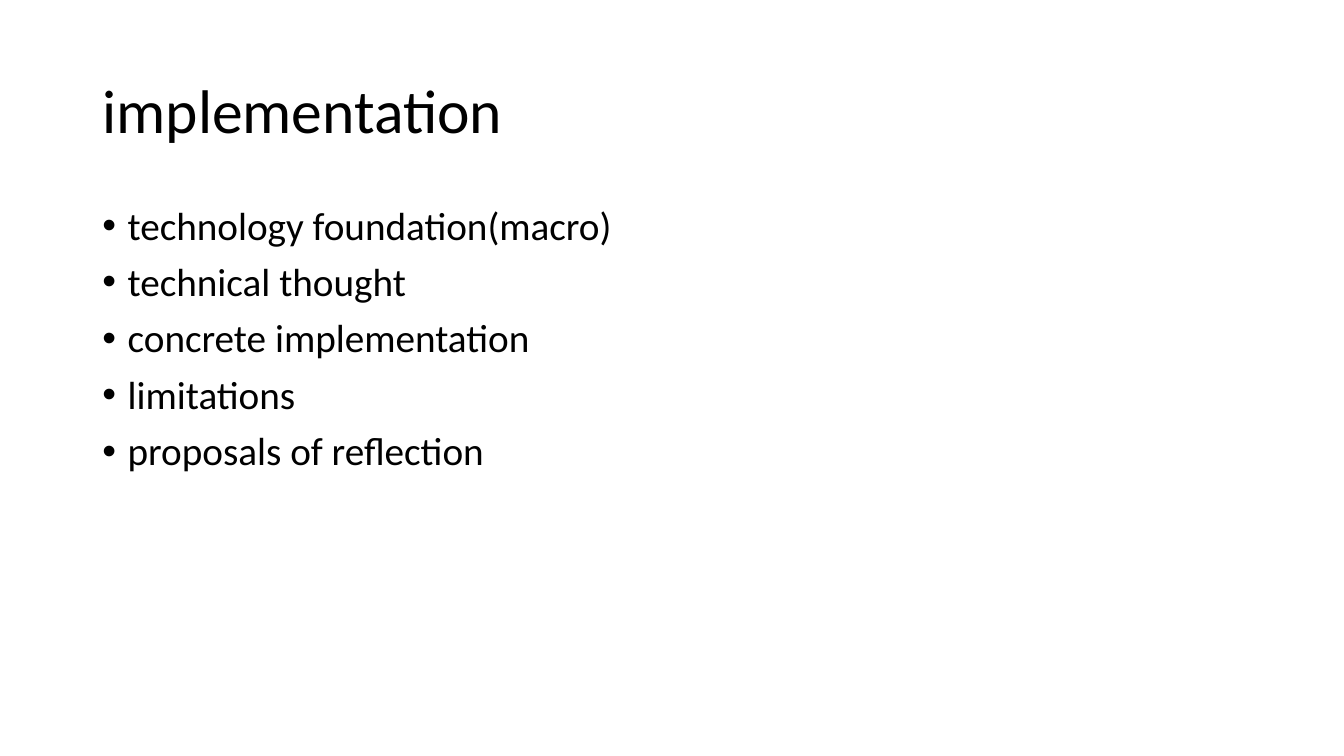
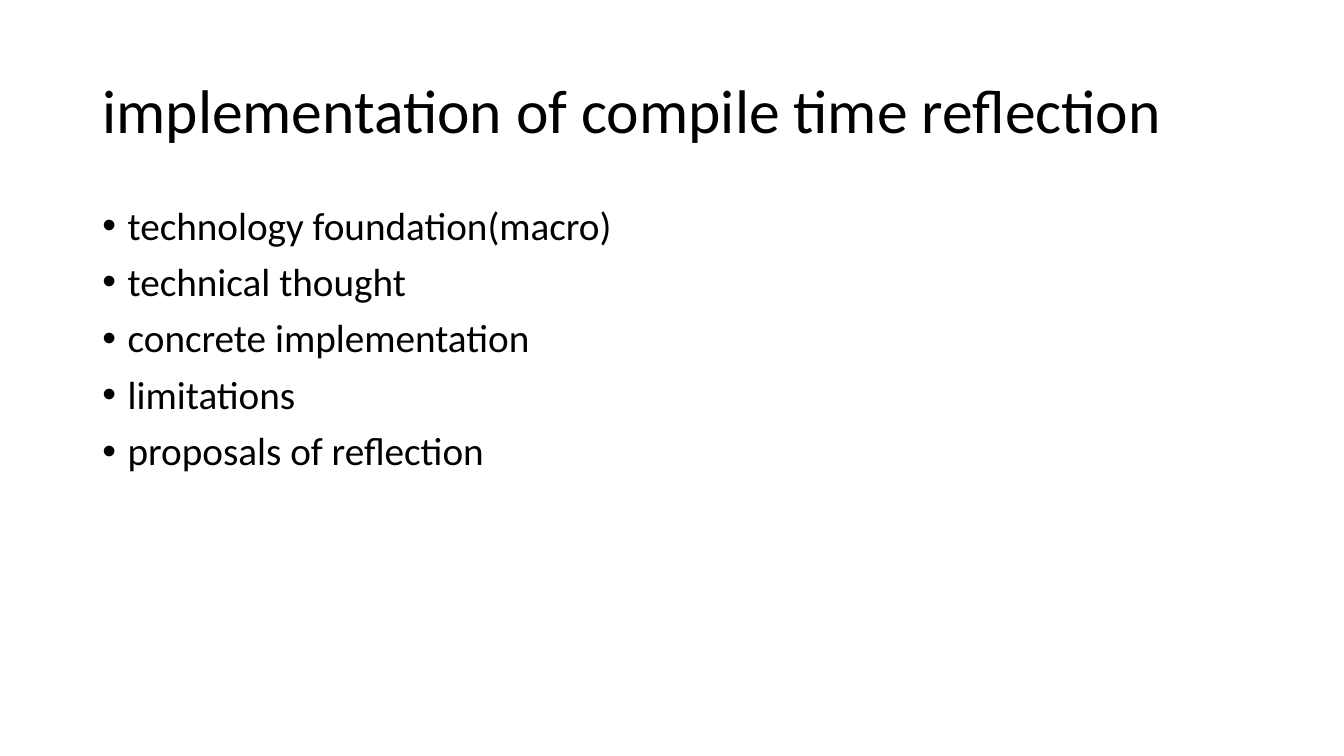
Before and after one commit to qicosmos/cppcon2017, a slide deck: slide 13 of cppcon2017.pptx (slide 12 before the commit). Drawn at 1344x756 pixels with LibreOffice and Linux fonts; fonts in the diff are those of the drawing. Boxes give left, top, right and bottom in pixels: in the first picture for what was removed or moved away, otherwise in the second. Text is boxed around its words. In the diff, an @@ line names an element or a change of style, - is before the commit and + after.

```diff
--- a/cppcon2017.pptx
+++ b/cppcon2017.pptx
@@ title at (102,90,1161,143): text changed @@
-implementation
+implementation of compile time reflection
```
Also in this commit, not shown: 5 other slides changed, 1 slide added.
